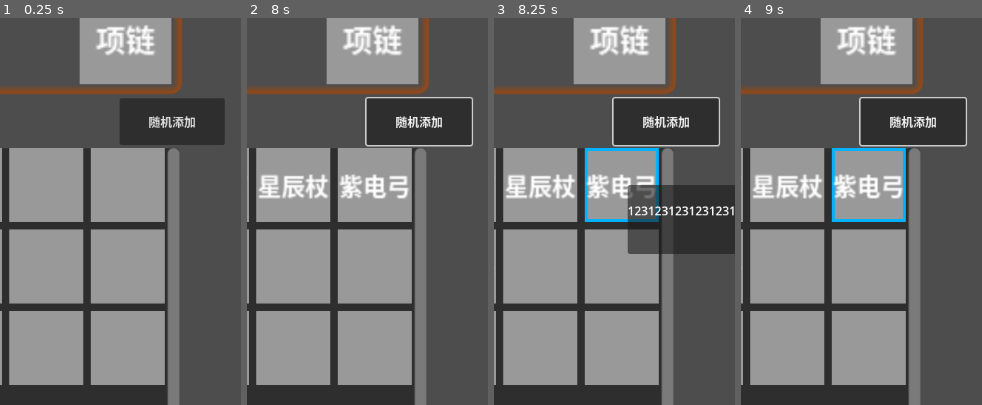
Above: before the commit, frames 1-4 (left to right).
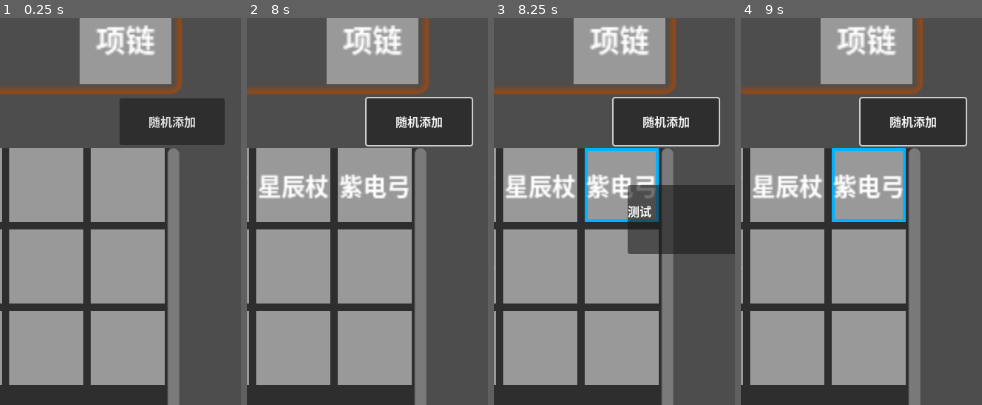
Above: after the commit, the same moments.

Repository: seven-it-work/godot-compoent
Game: Godot game, scene res://components/装备组件/demo/装备信息/测试装备.tscn
Two runs of this game, one before a commit and one after it. Both use one fixed random seed, a clock stepped at 60 frames per second and the inputs below.
Inputs (mouse positions are % of the whole screen's width and height, from its top left):
- Up to frame 1 (0.25 s): no input
- Up to frame 2 (8 s): click "装备" at 0.5 s; click "随机添加" at 1.25 s; click "装备" at 2 s; click "随机添加" at 2.75 s; click "装备" at 3.5 s; click "随机添加" at 4.25 s; tap Enter at 5, 6.5 s; move the mouse to (69, 45) at 5.02 s; click (69, 45) at 5.17 s; tap Space at 5.75, 7.25 s; move the mouse to (23, 55) at 5.77 s; click (23, 55) at 5.92 s; move the mouse to (56, 27) at 6.52 s; click (56, 27) at 6.67 s; move the mouse to (39, 71) at 7.27 s; click (39, 71) at 7.42 s
- Up to frame 3 (8.25 s): tap Enter at 8 s; move the mouse to (78, 66) at 8.02 s; click (78, 66) at 8.17 s
- Up to frame 4 (9 s): tap Space at 8.75 s; move the mouse to (12, 35) at 8.77 s; click (12, 35) at 8.92 s
The pictures show only the part of the screen within x 50-100%, y 44-94%; the shares and areas given below are measured in that part.

Frames 1-2 are identical in both runs. In frame 3, 0.7% of the frame differs, in the area x 55-100%, y 48-52%; in frame 4, nothing differs.

Commit message:
refactor(背包组件): 优化背包格子组件代码和场景配置
移除@tool指令并简化脚本逻辑
调整场景文件路径和UI布局
添加武器类型检测和调试输出

Diff:
--- a/godot-compoent/components/背包组件/背包格子.gd
+++ b/godot-compoent/components/背包组件/背包格子.gd
@@ -30,6 +30,8 @@
 	if is_node_ready():
 		if _base_item:
 			$Label.text=_base_item._name_str
+			if _base_item is BaseItemScope.WeaponItem:
+				print("武器")
 		else:
 			$Label.text=default_label_str
 
--- a/godot-compoent/components/背包组件/背包格子.tscn
+++ b/godot-compoent/components/背包组件/背包格子.tscn
@@ -1,6 +1,6 @@
 [gd_scene load_steps=3 format=3 uid="uid://dehikb65o1cb2"]
 
-[ext_resource type="Script" uid="uid://da1t82uebiqkk" path="res://背包/背包格子.gd" id="1_mhba0"]
+[ext_resource type="Script" uid="uid://da1t82uebiqkk" path="res://components/背包组件/背包格子.gd" id="1_mhba0"]
 
 [sub_resource type="StyleBoxFlat" id="StyleBoxFlat_mhba0"]
 resource_local_to_scene = true
@@ -17,14 +17,17 @@
 
 [node name="Tips" type="PanelContainer" parent="Node"]
 unique_name_in_owner = true
-visible = false
-offset_right = 219.0
+offset_left = 52.0
+offset_right = 271.0
 offset_bottom = 93.0
 
 [node name="RichTextLabel" type="RichTextLabel" parent="Node/Tips"]
 layout_mode = 2
 text = "
-123123123123123123"
+测试"
+
+[node name="VBoxContainer" type="VBoxContainer" parent="Node/Tips"]
+layout_mode = 2
 
 [node name="Label" type="Label" parent="."]
 layout_mode = 0
